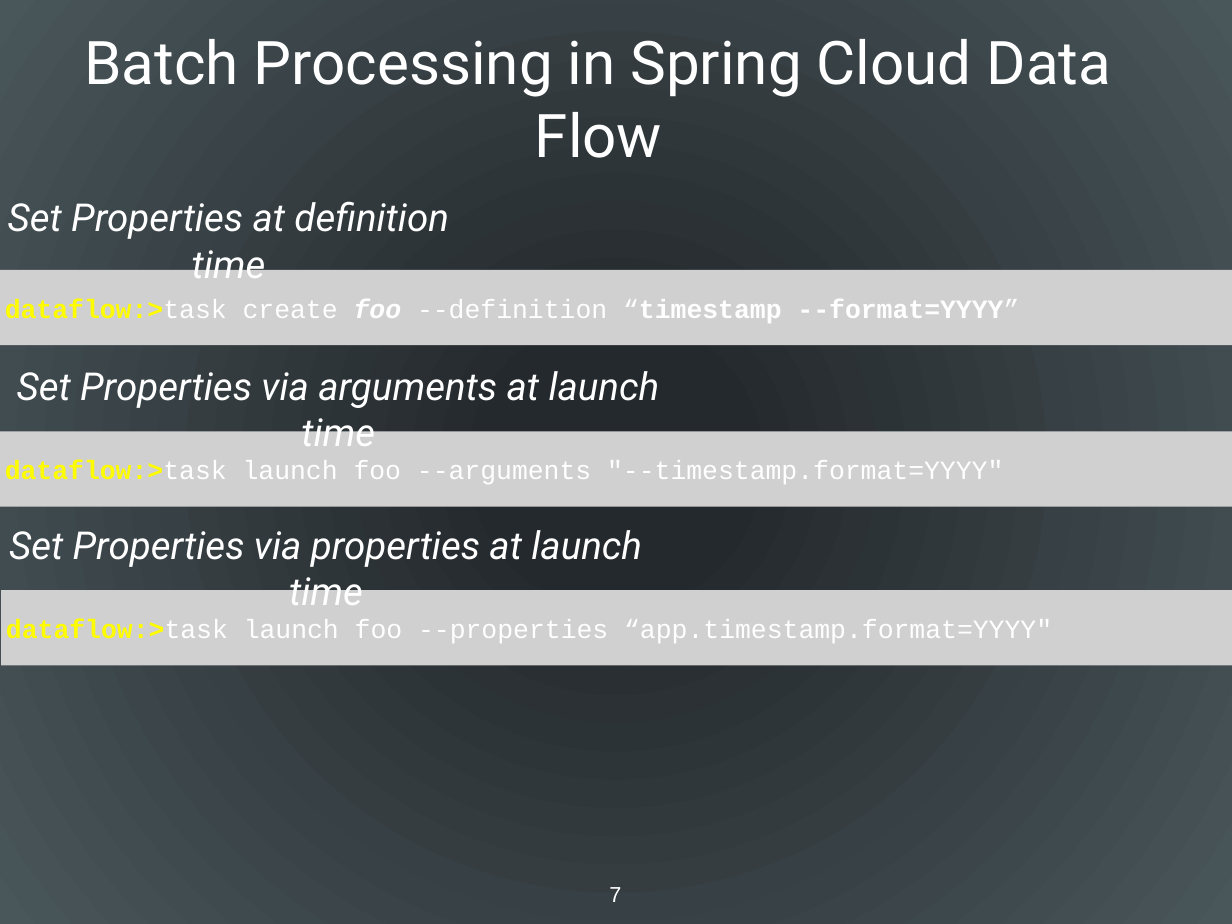
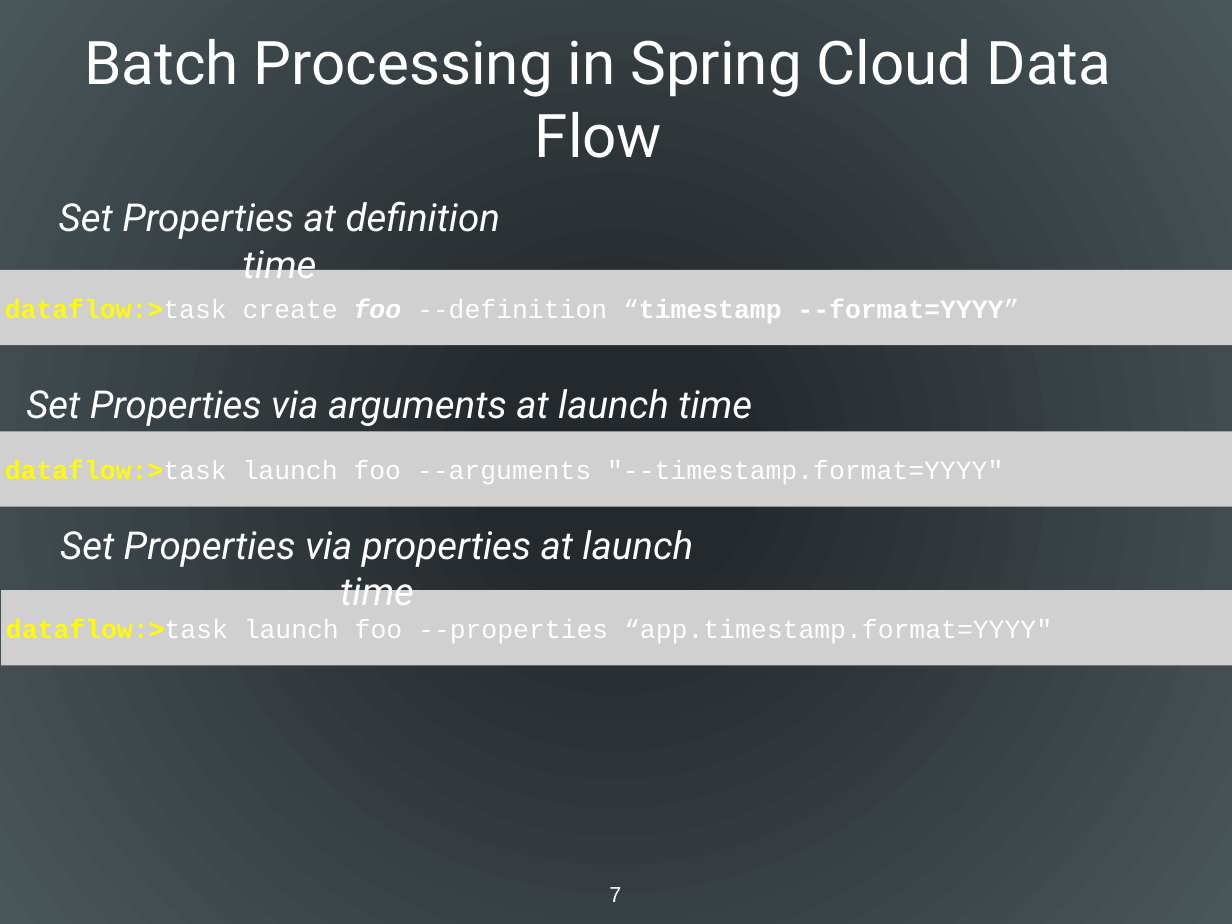
Before and after one commit to wxlund/DNDataflow, a slide deck: slide 7 of presentations/06_Tasks_In_SCDF.pptx. Drawn at 1232x924 pixels with LibreOffice and Linux fonts; fonts in the diff are those of the drawing; grey boxes stand for pictures. Boxes give left, top, right and bottom in pixels: in the first picture for what was removed or moved away, otherwise in the second. Text is boxed around its words. In the diff, an @@ line names an element or a change of style, - is before the commit and + after.

```diff
--- a/presentations/06_Tasks_In_SCDF.pptx
+++ b/presentations/06_Tasks_In_SCDF.pptx
@@ text "Set Properties at definition time": place and size @@
-text "Set Properties at definition time" at bbox=[8, 201, 448, 278]
+text "Set Properties at definition time" at bbox=[59, 201, 500, 278]
@@ text "Set Properties via arguments at ..." rewrapped from bbox=[17, 371, 660, 446] to bbox=[26, 389, 752, 426] @@
@@ text "Set Properties via properties at ...": place and size @@
-text "Set Properties via properties at ..." at bbox=[9, 530, 642, 605]
+text "Set Properties via properties at ..." at bbox=[60, 530, 693, 605]
```
Also in this commit, not shown: 6 other slides changed, 1 other file.
